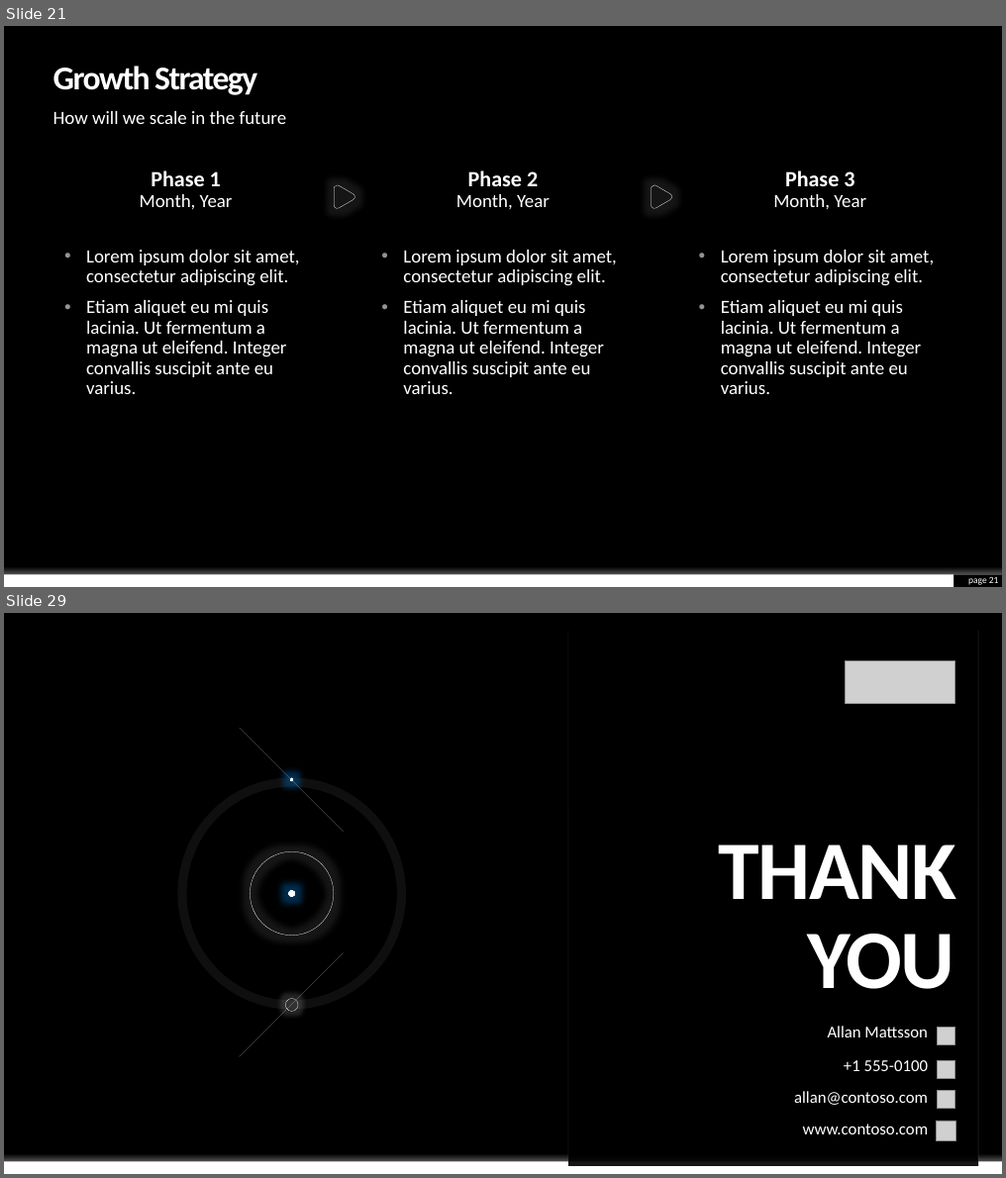
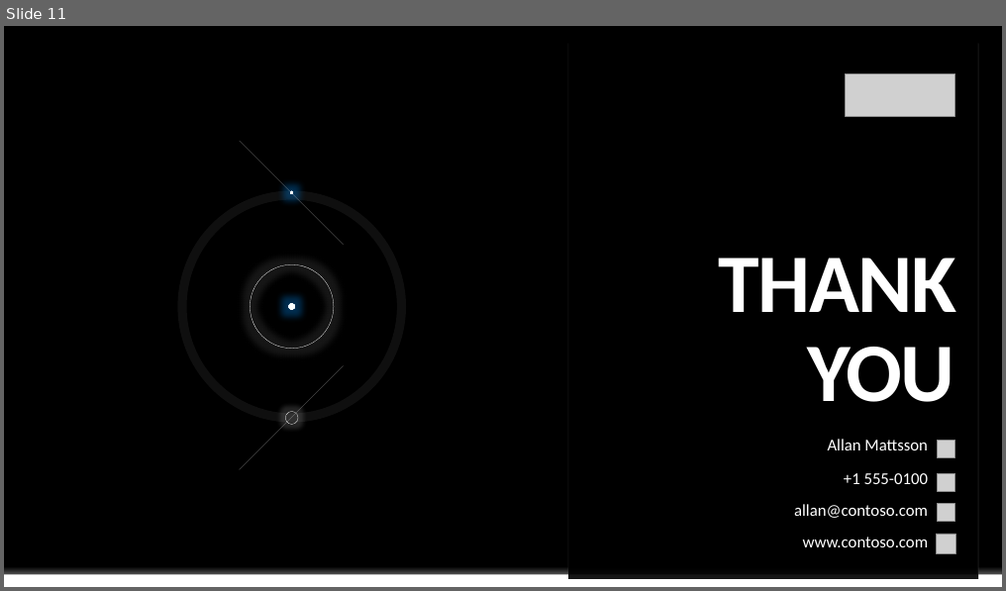
Before and after one commit to envyst/sign-language-application, a slide deck: laporan/Sign Language App Project Presentation.pptx. Shown one above the other, each under a label of ours: slides 21 and 29 before the commit, slide 11 after it; the slides between them are not shown. The pictures are 1006x1178 and 1006x591 pixels, drawn with LibreOffice and Linux fonts; fonts in the diff are those of the drawing; grey boxes stand for pictures; background and template pictures are left out. Boxes give left, top, right and bottom in pixels: in the first picture for what was removed or moved away, otherwise in the second. Text is boxed around its words. In the diff, an @@ line names an element or a change of style, - is before the commit and + after.

```diff
--- a/laporan/Sign Language App Project Presentation.pptx
+++ b/laporan/Sign Language App Project Presentation.pptx
@@ slide 21 removed at [4, 26, 1002, 587], background #000000; not listed: 1 template element that a slide beside it also shows @@
@@ title removed at [54, 66, 257, 95] @@
-Growth Strategy
@@ text removed at [54, 111, 287, 124] @@
-How will we scale in the future
@@ text removed at [140, 171, 233, 210] @@
-Phase 1
-Month, Year
@@ text removed at [456, 171, 549, 209] @@
-Phase 2
-Month, Year
@@ text removed at [773, 171, 866, 209] @@
-Phase 3
-Month, Year
@@ freeform shape removed at [334, 185, 355, 209] @@
@@ freeform shape removed at [651, 185, 672, 209] @@
@@ text removed at [86, 250, 299, 394] @@
-• Lorem ipsum dolor sit amet, consectetur adipiscing elit.
-• Etiam aliquet eu mi quis lacinia. Ut fermentum a magna ut eleifend. Integer convallis suscipit ante eu varius.
@@ text removed at [403, 250, 616, 394] @@
-• Lorem ipsum dolor sit amet, consectetur adipiscing elit.
-• Etiam aliquet eu mi quis lacinia. Ut fermentum a magna ut eleifend. Integer convallis suscipit ante eu varius.
@@ text removed at [721, 250, 934, 394] @@
-• Lorem ipsum dolor sit amet, consectetur adipiscing elit.
-• Etiam aliquet eu mi quis lacinia. Ut fermentum a magna ut eleifend. Integer convallis suscipit ante eu varius.
@@ rectangle removed at [4, 574, 954, 587] @@
@@ page number removed at [968, 577, 999, 585] @@
-page 21
@@ what was slide 29 is now slide 11 @@
```
Also in this commit, not shown: 3 slides changed, 4 slides added, 22 other slides removed.
